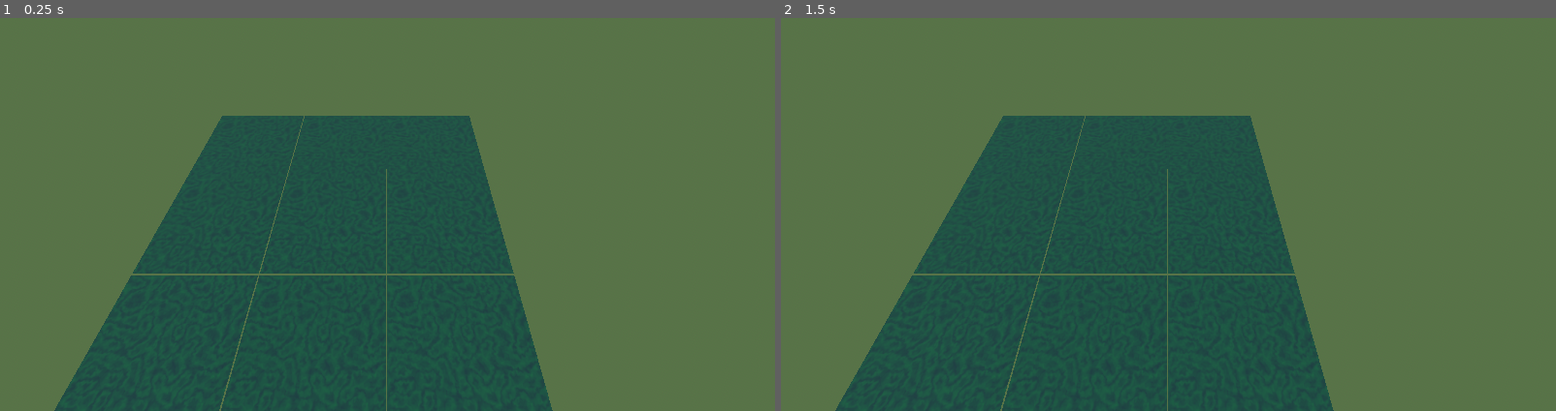
Above: before the commit, frames 1-2 (left to right).
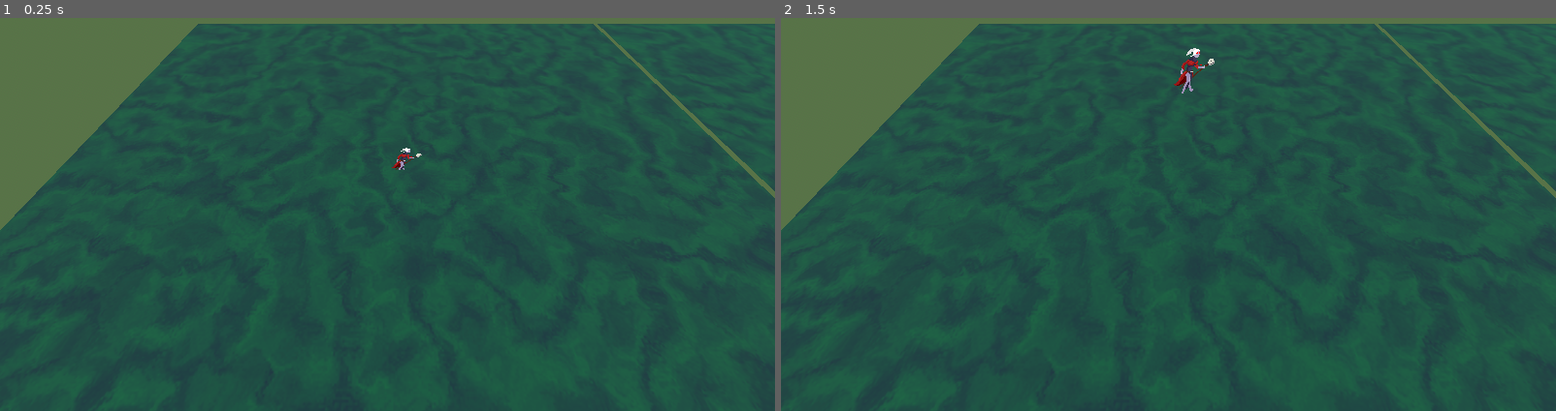
Above: after the commit, the same moments.

Repository: ErikHogberg/necromancer-tgjam24
Game: Godot game, scene res://main.tscn
Two runs of this game, one before a commit and one after it. Both use one fixed random seed, a clock stepped at 60 frames per second and the inputs below.
Inputs (mouse positions are in pixels of both pictures, inside the frame that each line leads up to):
- Up to frame 1 (0.25 s): no input
- Up to frame 2 (1.5 s): tap Enter at 0.5 s; move the mouse to (1339, 171) at 0.52 s; click (1339, 171) at 0.67 s; tap Space at 1.25 s; move the mouse to (1013, 214) at 1.27 s; click (1013, 214) at 1.42 s

The runs differ from the first frame. In frame 1, 56% of the frame differs, in the area x 0-100%, y 1-100%; in frame 2, 56%.

Commit message:
player controller, imported gfx

Diff:
--- a/main.tscn
+++ b/main.tscn
@@ -1,4 +1,6 @@
-[gd_scene load_steps=13 format=3 uid="uid://cg0lwr63age0v"]
+[gd_scene load_steps=17 format=3 uid="uid://cg0lwr63age0v"]
+
+[ext_resource type="Texture2D" uid="uid://c18busabi562l" path="res://gfx/Evil Wizard 3/Sprites/Run.png" id="1_p6elb"]
 
 [sub_resource type="GDScript" id="GDScript_am0de"]
 script/source = "extends Node3D
@@ -53,7 +55,86 @@
 material = SubResource("StandardMaterial3D_3pkho")
 size = Vector2(100, 100)
 
-[sub_resource type="SphereShape3D" id="SphereShape3D_0am33"]
+[sub_resource type="GDScript" id="GDScript_jlvf1"]
+script/source = "extends Node3D
+
+
+const SPEED = 1.0
+const JUMP_VELOCITY = 2.0
+const GRAVITY = 9.80
+var velocity: Vector3 = Vector3.ZERO
+
+signal on_move(pos: Vector2)
+
+func is_on_floor() -> bool:
+	return global_position.y < 0.01
+
+func _process(delta: float) -> void:
+
+	if Input.is_action_just_pressed(\"quit\"):
+		get_tree().quit()
+		return
+
+	# Add the gravity.
+	if not is_on_floor():
+		velocity += Vector3.DOWN*(GRAVITY * delta)
+
+	# Handle jump.
+	if Input.is_action_just_pressed(\"jump\") and is_on_floor():
+		velocity.y = JUMP_VELOCITY
+
+	# Get the input direction and handle the movement/deceleration.
+	var input_dir := Input.get_vector(\"a\", \"d\", \"w\", \"s\")
+	var direction := (transform.basis * Vector3(input_dir.x, 0, input_dir.y)).normalized()
+	if direction:
+		velocity.x = direction.x * SPEED
+		velocity.z = direction.z * SPEED
+	else:
+		velocity.x = move_toward(velocity.x, 0, SPEED)
+		velocity.z = move_toward(velocity.z, 0, SPEED)
+
+	global_position += velocity;
+	if global_position.y < 0: global_position.y = 0
+
+	on_move.emit(Vector2(global_position.x,global_position.z))
+"
+
+[sub_resource type="Animation" id="Animation_je5x1"]
+resource_name = "run"
+loop_mode = 1
+tracks/0/type = "value"
+tracks/0/imported = false
+tracks/0/enabled = true
+tracks/0/path = NodePath(".:frame")
+tracks/0/interp = 1
+tracks/0/loop_wrap = false
+tracks/0/keys = {
+"times": PackedFloat32Array(0, 0.889),
+"transitions": PackedFloat32Array(1, 1),
+"update": 0,
+"values": [0, 7]
+}
+
+[sub_resource type="Animation" id="Animation_t3tpp"]
+length = 0.001
+tracks/0/type = "value"
+tracks/0/imported = false
+tracks/0/enabled = true
+tracks/0/path = NodePath(".:frame")
+tracks/0/interp = 1
+tracks/0/loop_wrap = true
+tracks/0/keys = {
+"times": PackedFloat32Array(0),
+"transitions": PackedFloat32Array(1),
+"update": 1,
+"values": [0]
+}
+
+[sub_resource type="AnimationLibrary" id="AnimationLibrary_3ukah"]
+_data = {
+"RESET": SubResource("Animation_t3tpp"),
+"run": SubResource("Animation_je5x1")
+}
 
 [sub_resource type="ProceduralSkyMaterial" id="ProceduralSkyMaterial_bpj4x"]
 sky_curve = 0.47075
@@ -135,20 +216,32 @@
 transform = Transform3D(1, 0, 0, 0, -4.37114e-08, 1, 0, -1, -4.37114e-08, 0, 0, 0)
 mesh = SubResource("QuadMesh_tn8qn")
 
-[node name="CharacterBody3D" type="CharacterBody3D" parent="."]
-slide_on_ceiling = false
-
-[node name="CollisionShape3D" type="CollisionShape3D" parent="CharacterBody3D"]
-shape = SubResource("SphereShape3D_0am33")
+[node name="CharacterBody3D" type="Node3D" parent="."]
+transform = Transform3D(1, 0, 0, 0, 1, 0, 0, 0, 1, 0, 1, 0)
+script = SubResource("GDScript_jlvf1")
+
+[node name="Sprite3D" type="Sprite3D" parent="CharacterBody3D"]
+transform = Transform3D(10, 0, 0, 0, 10, 0, 0, 0, 10, 0, 2, 0)
+cast_shadow = 0
+gi_mode = 0
+texture_filter = 0
+texture = ExtResource("1_p6elb")
+hframes = 8
+
+[node name="AnimationPlayer" type="AnimationPlayer" parent="CharacterBody3D/Sprite3D"]
+libraries = {
+"": SubResource("AnimationLibrary_3ukah")
+}
+speed_scale = 9.0
 
 [node name="Cam Yaw" type="Node3D" parent="."]
-transform = Transform3D(1, 0, 0, 0, 1, 0, 0, 0, 1, 152, 164, 197)
+transform = Transform3D(1, 0, 0, 0, 1, 0, 0, 0, 1, -2.06615, 10.4074, 12.4275)
 
 [node name="Cam Pitch" type="Node3D" parent="Cam Yaw"]
 transform = Transform3D(1, 0, 0, 0, 0.610145, 0.79229, 0, -0.79229, 0.610145, 0, 0, 0)
 
 [node name="Camera3D" type="Camera3D" parent="Cam Yaw/Cam Pitch" node_paths=PackedStringArray("YawParent", "PitchParent")]
-transform = Transform3D(1, 0, 0, 0, 1, 0, 0, 0, 1, 0, 0, 66.458)
+transform = Transform3D(1, 0, 0, 0, 1, 0, 0, 0, 1, 0, 0, 25.4999)
 environment = SubResource("Environment_3gvms")
 script = SubResource("GDScript_1mlub")
 YawParent = NodePath("../..")
--- a/project.godot
+++ b/project.godot
@@ -15,7 +15,48 @@
 config/features=PackedStringArray("4.3", "GL Compatibility")
 config/icon="res://icon.svg"
 
-[rendering]
+[dotnet]
 
-renderer/rendering_method="gl_compatibility"
-renderer/rendering_method.mobile="gl_compatibility"
+project/assembly_name="necromancer"
+
+[input]
+
+jump={
+"deadzone": 0.5,
+"events": [Object(InputEventKey,"resource_local_to_scene":false,"resource_name":"","device":-1,"window_id":0,"alt_pressed":false,"shift_pressed":false,"ctrl_pressed":false,"meta_pressed":false,"pressed":false,"keycode":0,"physical_keycode":32,"key_label":0,"unicode":32,"location":0,"echo":false,"script":null)
+]
+}
+a={
+"deadzone": 0.5,
+"events": [Object(InputEventKey,"resource_local_to_scene":false,"resource_name":"","device":-1,"window_id":0,"alt_pressed":false,"shift_pressed":false,"ctrl_pressed":false,"meta_pressed":false,"pressed":false,"keycode":0,"physical_keycode":65,"key_label":0,"unicode":97,"location":0,"echo":false,"script":null)
+, Object(InputEventKey,"resource_local_to_scene":false,"resource_name":"","device":-1,"window_id":0,"alt_pressed":false,"shift_pressed":false,"ctrl_pressed":false,"meta_pressed":false,"pressed":false,"keycode":0,"physical_keycode":4194319,"key_label":0,"unicode":0,"location":0,"echo":false,"script":null)
+]
+}
+w={
+"deadzone": 0.5,
+"events": [Object(InputEventKey,"resource_local_to_scene":false,"resource_name":"","device":-1,"window_id":0,"alt_pressed":false,"shift_pressed":false,"ctrl_pressed":false,"meta_pressed":false,"pressed":false,"keycode":0,"physical_keycode":87,"key_label":0,"unicode":119,"location":0,"echo":false,"script":null)
+, Object(InputEventKey,"resource_local_to_scene":false,"resource_name":"","device":-1,"window_id":0,"alt_pressed":false,"shift_pressed":false,"ctrl_pressed":false,"meta_pressed":false,"pressed":false,"keycode":0,"physical_keycode":4194320,"key_label":0,"unicode":0,"location":0,"echo":false,"script":null)
+]
+}
+s={
+"deadzone": 0.5,
+"events": [Object(InputEventKey,"resource_local_to_scene":false,"resource_name":"","device":-1,"window_id":0,"alt_pressed":false,"shift_pressed":false,"ctrl_pressed":false,"meta_pressed":false,"pressed":false,"keycode":0,"physical_keycode":83,"key_label":0,"unicode":115,"location":0,"echo":false,"script":null)
+, Object(InputEventKey,"resource_local_to_scene":false,"resource_name":"","device":-1,"window_id":0,"alt_pressed":false,"shift_pressed":false,"ctrl_pressed":false,"meta_pressed":false,"pressed":false,"keycode":0,"physical_keycode":4194322,"key_label":0,"unicode":0,"location":0,"echo":false,"script":null)
+]
+}
+d={
+"deadzone": 0.5,
+"events": [Object(InputEventKey,"resource_local_to_scene":false,"resource_name":"","device":-1,"window_id":0,"alt_pressed":false,"shift_pressed":false,"ctrl_pressed":false,"meta_pressed":false,"pressed":false,"keycode":0,"physical_keycode":68,"key_label":0,"unicode":100,"location":0,"echo":false,"script":null)
+, Object(InputEventKey,"resource_local_to_scene":false,"resource_name":"","device":-1,"window_id":0,"alt_pressed":false,"shift_pressed":false,"ctrl_pressed":false,"meta_pressed":false,"pressed":false,"keycode":0,"physical_keycode":4194321,"key_label":0,"unicode":0,"location":0,"echo":false,"script":null)
+]
+}
+quit={
+"deadzone": 0.5,
+"events": [Object(InputEventKey,"resource_local_to_scene":false,"resource_name":"","device":-1,"window_id":0,"alt_pressed":false,"shift_pressed":false,"ctrl_pressed":false,"meta_pressed":false,"pressed":false,"keycode":0,"physical_keycode":4194305,"key_label":0,"unicode":0,"location":0,"echo":false,"script":null)
+, Object(InputEventKey,"resource_local_to_scene":false,"resource_name":"","device":-1,"window_id":0,"alt_pressed":false,"shift_pressed":false,"ctrl_pressed":false,"meta_pressed":false,"pressed":false,"keycode":0,"physical_keycode":4194336,"key_label":0,"unicode":0,"location":0,"echo":false,"script":null)
+]
+}
+
+[physics]
+
+3d/default_gravity=980.0
Not shown, added: gfx/Evil Wizard 3/License.txt
Binary file added: gfx/Evil Wizard 3/Sprites/Attack.png
Not shown, added: gfx/Evil Wizard 3/Sprites/Attack.png.import
Binary file added: gfx/Evil Wizard 3/Sprites/Death.png
Not shown, added: gfx/Evil Wizard 3/Sprites/Death.png.import
Binary file added: gfx/Evil Wizard 3/Sprites/Fall.png
Not shown, added: gfx/Evil Wizard 3/Sprites/Fall.png.import
Binary file added: gfx/Evil Wizard 3/Sprites/Get hit.png
Not shown, added: gfx/Evil Wizard 3/Sprites/Get hit.png.import
Binary file added: gfx/Evil Wizard 3/Sprites/Idle.png
Not shown, added: gfx/Evil Wizard 3/Sprites/Idle.png.import
Binary file added: gfx/Evil Wizard 3/Sprites/Jump.png
(and 28 more such lines)
